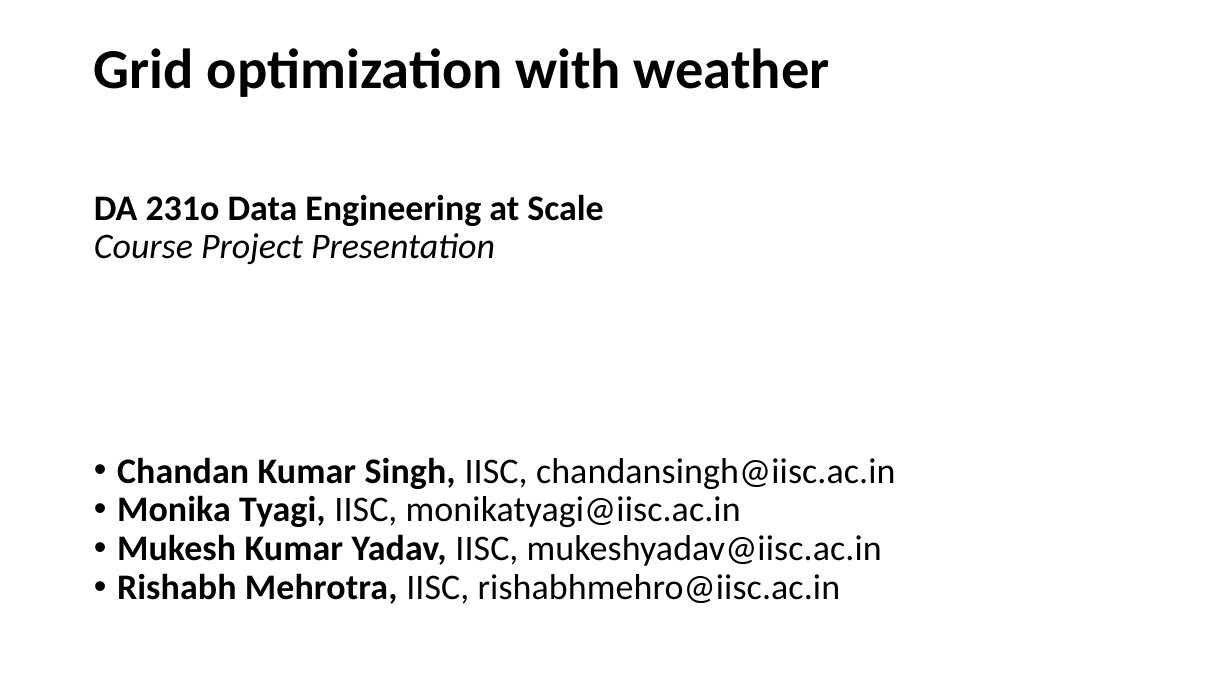
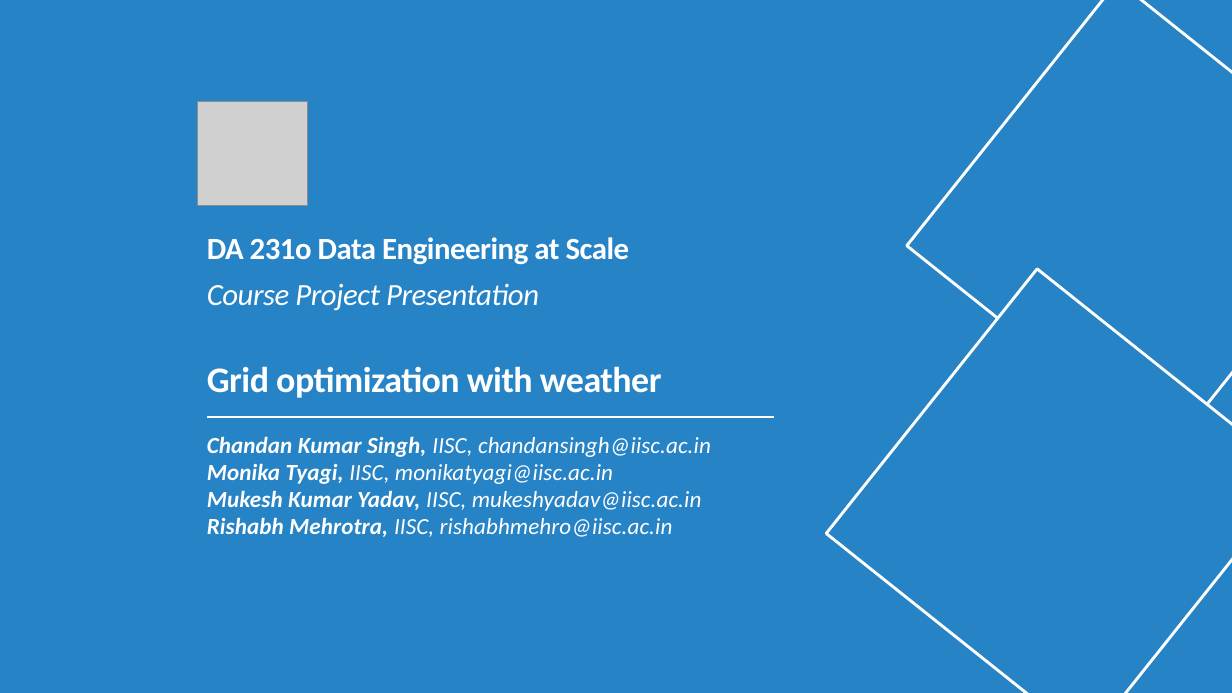
Before and after one commit to monikatyagiisc/grid-optimization-with-weather, a slide deck: slide 1 of DataEnggFinalProjectPPT.pptx. Drawn at 1232x693 pixels with LibreOffice and Linux fonts; fonts in the diff are those of the drawing; grey boxes stand for pictures. Boxes give left, top, right and bottom in pixels: in the first picture for what was removed or moved away, otherwise in the second. Text is boxed around its words. In the diff, an @@ line names an element or a change of style, - is before the commit and + after.

```diff
--- a/DataEnggFinalProjectPPT.pptx
+++ b/DataEnggFinalProjectPPT.pptx
@@ background #FFFFFF to #2683C6 @@
@@ rectangle added at (907,0,1232,454), fill #2683C6, outline #FFFFFF 2.25 pt @@
@@ title removed at (94,48,830,97) @@
-Grid optimization with weather
@@ picture added at (198,101,308,205) @@
@@ subtitle at (94,194,603,264): paragraph removed @@
-DA 231o Data Engineering at Scale
-Course Project Presentation
@@ title added at (207,237,662,398), 24 pt, text #FFFFFF, bold @@
+DA 231o Data Engineering at Scale
+Course Project Presentation
+Grid optimization with weather
@@ rectangle added at (826,269,1232,693), fill #2683C6, outline #FFFFFF 2.25 pt @@
@@ line added from (207, 417) to (775, 417), #1CADE4 1.5 pt @@
@@ subtitle "Chandan Kumar Singh, IISC, chandansingh@iisc.ac.in": place and size @@
-subtitle "Chandan Kumar Singh, IISC, chandansingh@iisc.ac.in" at (94,194,896,604)
+subtitle "Chandan Kumar Singh, IISC, chandansingh@iisc.ac.in" at (207,436,711,537)
@@ subtitle "Chandan Kumar Singh, IISC, chandansingh@iisc.ac.in" at (207,436,711,537): size 28 to 18 pt, text colour #000000 to #FFFFFF, italic on; bullet • to none; more space between paragraphs @@
```
Also in this commit, not shown: 4 other slides changed, 13 slides added.
